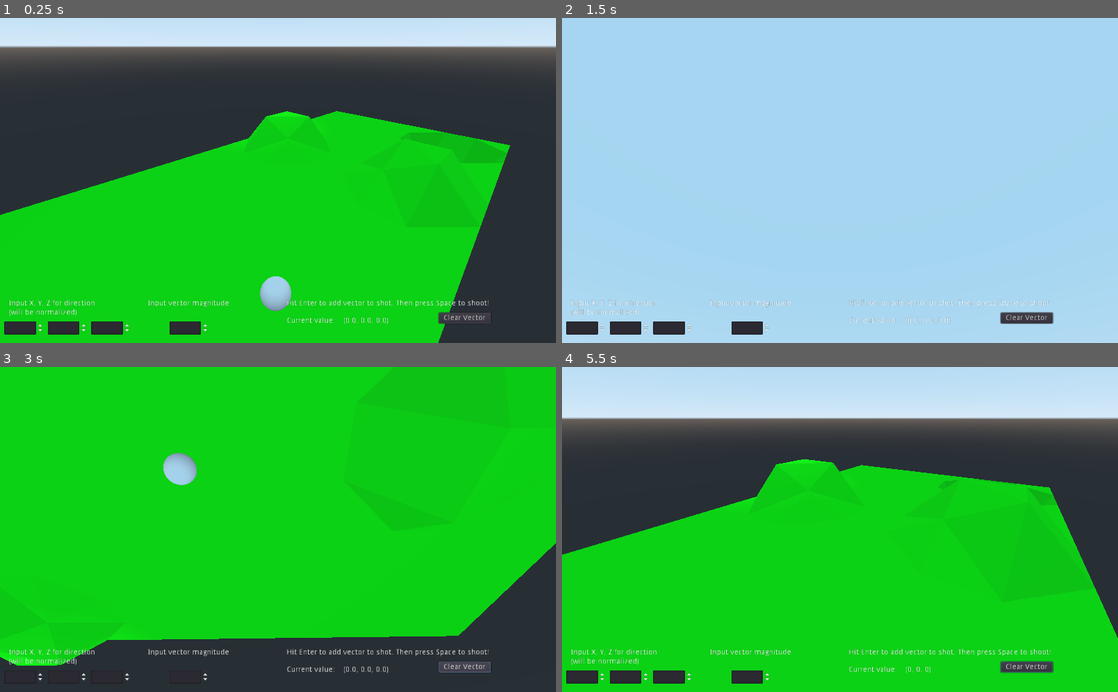
Above: before the commit, frames 1-4 (two rows, left to right).
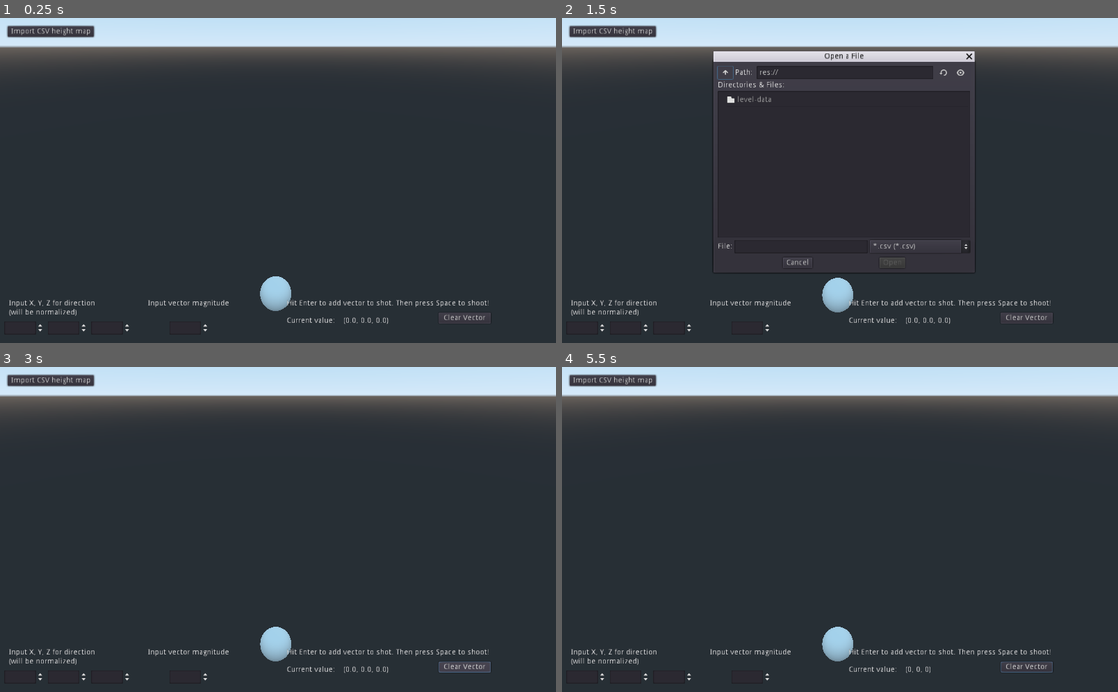
Above: after the commit, the same moments.

Repository: glade-software/gusty
Game: Godot game, scene res://TestLevel.tscn
The game is run twice, just before and just after one commit, with the same random seed, the same clock (stepped at 60 frames per second) and the same inputs.
Inputs (mouse positions are in pixels of both pictures, inside the frame that each line leads up to):
- Up to frame 1 (0.25 s): no input
- Up to frame 2 (1.5 s): click (612, 31) at 0.5 s, where only the run after the commit has a clickable "Import CSV height map"; click (723, 73) at 1.27 s
- Up to frame 3 (3 s): click (161, 422) at 2.02 s; click "Clear Vector" at 2.75 s
- Up to frame 4 (5.5 s): tap Enter (add_vector) at 3.5, 5 s; move the mouse to (867, 529) at 3.52 s; hold Enter (add_vector) 3.53-4.28 s; hold Up (ui_up) from 3.53 s (still down); move the mouse to (812, 529) at 4.27 s; tap Space (hit_ball) at 4.35 s; move the mouse to (851, 523) at 5.02 s; hold Enter (add_vector) from 5.03 s (still down)

The runs differ from the first frame. In frame 1, 50% of the frame differs, in the area x 0-92%, y 2-100%; in frame 2, 98%, in the area x 0-100%, y 0-100%; in frame 3, 82%; in frame 4, 69%.

Commit message:
import level button with file dialog

Diff:
--- a/gusty-godot/SimpleFloor.gd
+++ b/gusty-godot/SimpleFloor.gd
@@ -1,15 +1,14 @@
 extends StaticBody
 
-func _ready():
+func new_mapdata_received(path):
+
   var height_map_shape = $CollisionShape.shape
-
   # hard coded for now - should have an import UI button in the test level
 
   # button should build height map, draw new surface, and reset player position
 
-  var filename = "res://level-data/test.csv"
   var file = File.new()
-  file.open(filename, File.READ)
+  file.open(path, File.READ)
 
   # length of csv line array is map width
   # of lines read is map depth
@@ -19,8 +18,6 @@
   var read_map_data = PoolRealArray()
 
   file.seek(0)
-
-  # no error checking, assume the csv is valid and a rectangular matrix of vals
   while not file.eof_reached():
     var csv_line = file.get_csv_line()
 
@@ -28,15 +25,16 @@
     if csv_line.size() != map_width:
       break
     for num in csv_line:
-      # change string to float?
-      read_map_data.push_back(num.to_float())
-      print("adding num: " + num)
+      if num.is_valid_float():
+        read_map_data.push_back(num.to_float())
     map_depth = map_depth + 1
+  file.close()
 
+  # Quit if loaded matrix is not a perfect rectangke
   if read_map_data.size() != (map_width*map_depth):
-    print("error reading height map file " + filename)
+    print("error reading height map file " + path)
     print("width: " + str(map_width) + ", height: " + str(map_depth))
-  file.close()
+    return
 
   # load in read height map to collisionshape
   height_map_shape.map_width = map_width
@@ -45,14 +43,14 @@
 
   var material = SpatialMaterial.new()
   # green
-  material.albedo_color = Color(0.0, 1.0, 0.0, 1.0)
+  material.albedo_color = Color(0.4, 1.0, 0.1, 1.0)
 
   var st = SurfaceTool.new()
   st.begin(Mesh.PRIMITIVE_TRIANGLES)
   st.set_material(material)
-  st.add_uv(Vector2(0, 0))
+  st.add_uv(Vector2(0, 0)) # not sure what this does
 
-  #units to step for each "square/rect" - should probably stay 1
+  #units to step for each "square/rect" - will probably stay 1
   var x_scale = $CollisionShape.scale.x
   var z_scale = $CollisionShape.scale.z
 
--- a/gusty-godot/TestHUD.gd
+++ b/gusty-godot/TestHUD.gd
@@ -8,6 +8,7 @@
 var magnitude = 0.0
 
 signal new_vector(impulse_vec)
+signal new_mapdata()
 
 func _ready():
   $LabelCurrentVec.text = current_vec_zero_str
@@ -26,3 +27,19 @@
 func clear_vec():
   total_vec = Vector3()
   $LabelCurrentVec.text = current_vec_zero_str
+
+
+func _on_btnImportLevel_pressed():
+  # open a file dialog
+  print("btn pressed")
+#  (x: float, y: float, width: float, height: float)
+  $dlgImportLevel.popup()
+
+
+  pass # Replace with function body.
+
+
+func _on_dlgImportLevel_file_selected(path):
+
+  # path is the file. I can send to the floor node
+  emit_signal("new_mapdata", path)
--- a/gusty-godot/TestHUD.tscn
+++ b/gusty-godot/TestHUD.tscn
@@ -113,4 +113,28 @@
 __meta__ = {
 "_edit_use_anchors_": false
 }
+
+[node name="btnImportLevel" type="Button" parent="."]
+margin_left = 14.0
+margin_top = 15.0
+margin_right = 96.0
+margin_bottom = 35.0
+text = "Import CSV height map"
+__meta__ = {
+"_edit_use_anchors_": false
+}
+
+[node name="dlgImportLevel" type="FileDialog" parent="."]
+margin_left = 279.0
+margin_top = 81.0
+margin_right = 760.0
+margin_bottom = 470.0
+window_title = "Open a File"
+mode = 0
+filters = PoolStringArray( "*.csv" )
+__meta__ = {
+"_edit_use_anchors_": false
+}
 [connection signal="pressed" from="btnClear" to="." method="clear_vec"]
+[connection signal="pressed" from="btnImportLevel" to="." method="_on_btnImportLevel_pressed"]
+[connection signal="file_selected" from="dlgImportLevel" to="." method="_on_dlgImportLevel_file_selected"]
--- a/gusty-godot/TestLevel.tscn
+++ b/gusty-godot/TestLevel.tscn
@@ -14,6 +14,7 @@
 [node name="Camera" type="Camera" parent="."]
 transform = Transform( 0.707107, -0.353553, 0.612373, 0, 0.866026, 0.499999, -0.707107, -0.353553, 0.612373, 3.169, 2.98223, 3.11267 )
 script = ExtResource( 5 )
+enabled = false
 sensitivity = 0.397
 use_gui = false
 
@@ -45,4 +46,5 @@
 [node name="Wall4" parent="." instance=ExtResource( 6 )]
 transform = Transform( -1.62921e-07, 0, 1, 0, 1, 0, -1, 0, -1.62921e-07, 0, 3.023, -3.5 )
 visible = false
+[connection signal="new_mapdata" from="TestHUD" to="Floor" method="new_mapdata_received"]
 [connection signal="new_vector" from="TestHUD" to="Ball" method="add_vector"]
